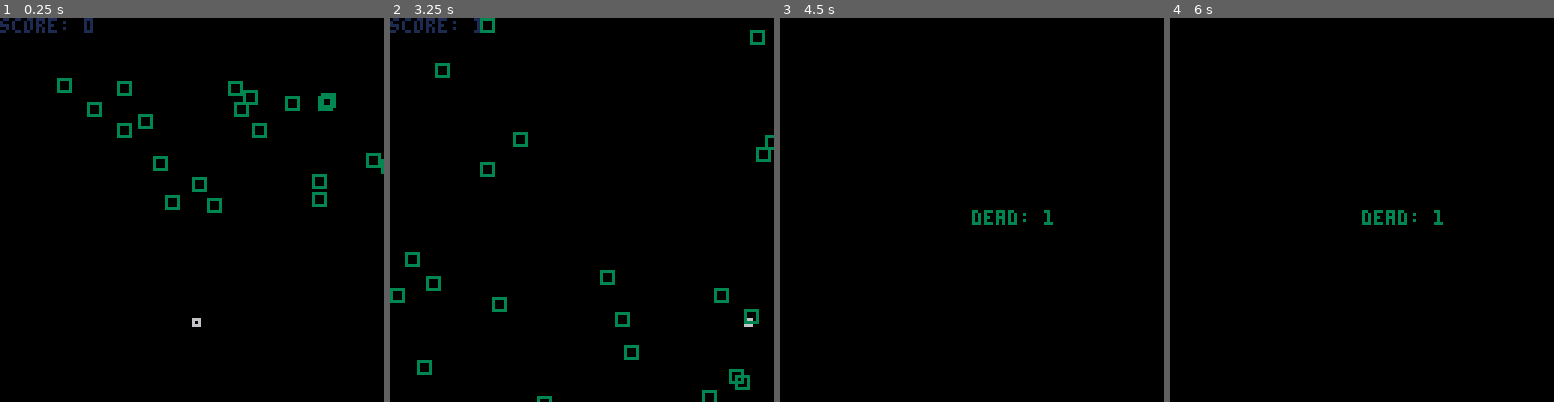
Above: before the commit, frames 1-4 (left to right).
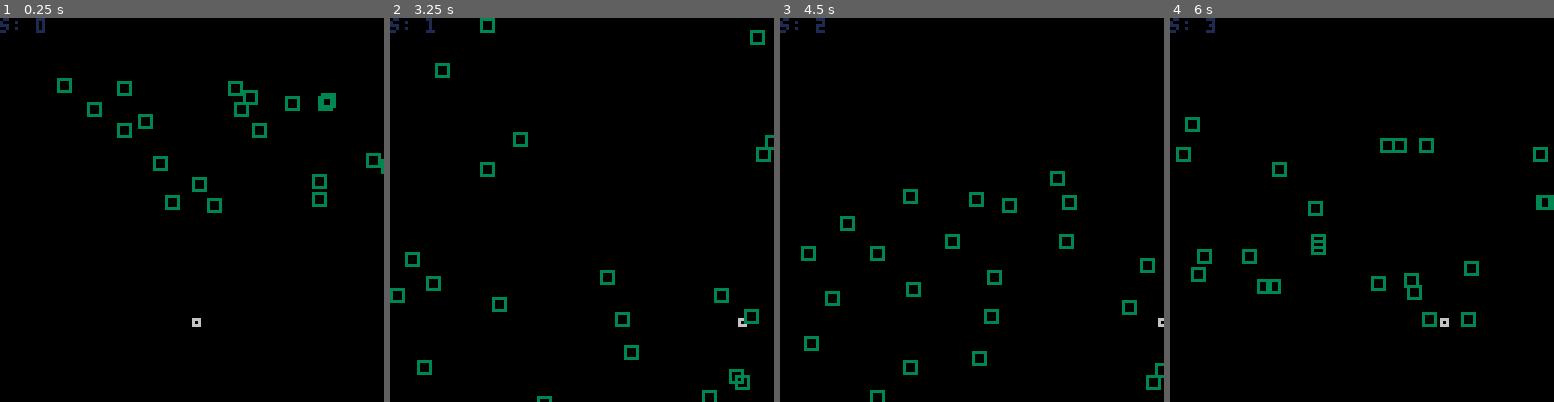
Above: after the commit, the same moments.

Repository: tonetheman/tweettweetjam2018
Game: PICO-8 cartridge carts/jam.p8
The game is run twice, just before and just after one commit, with the same random seed, the same clock (stepped at 60 frames per second) and the same inputs.
Inputs:
- Up to frame 1 (0.25 s): no input
- Up to frame 2 (3.25 s): hold Right 1.6-2.1 s; hold Right 2.47-3.03 s; hold Left from 3.08 s (still down)
- Up to frame 3 (4.5 s): release Left at 3.58 s; hold Right from 4.02 s (still down)
- Up to frame 4 (6 s): release Right at 4.68 s; hold Left 5.08-5.68 s

The runs differ from the first frame. In frame 1, 0.3% of the frame differs, in the area x 3-25%, y 0-4%; in frame 2, 0.3%; in frame 3, 2.5%; in frame 4, 2.6%, in the area x 0-100%, y 0-81%.

Commit message:
think i am there

Diff:
--- a/carts/jam.p8
+++ b/carts/jam.p8
@@ -4,46 +4,38 @@
 x=64
 y=100
 sp=2
-e = {}
-go = false
+e={}
+g=false
 r=rect
 pr=print
 s=rnd
 t=20
 u=0
+c=128
 for i=1,t do
- e[i] = {x=s(128),y=s(50)}
+ e[i]={x=s(c),y=s(50)}
 end
 function _update()
- if (btn(0)) x-=2
- if (btn(1)) x+=2
- if (x<0)x=0
- if (x>128)x=128
+ if (btn(0) and x>0) x-=2
+ if (btn(1) and x<c-2) x+=2
  for i=1,t do
-  p = e[i]
-  if x>=p.x and x<=p.x+4 and y>=p.y and y<=p.y+4 then
-    go = true
-    w=u
-  end
+  p=e[i]
+  if(x>=p.x and x<=p.x+4 and y>=p.y and y<=p.y+4)g=true;x=-9;w=u
   p.y+=sp
-  if p.y>128 then
-    p.x=s(128)
+  if p.y>c then
+    p.x=s(c)
     p.y=s(50)
-    if i==1 then
-     u+=1
-     add(e,{x=s(128),y=0})
-     t+=1
-    end
+    if (i==1)u+=1;add(e,{x=s(c),y=0});t+=1
   end
  end
 end
 function _draw()
- if go then
+ if g then
   cls(0)
-  pr("dead: "..w,64,64)
+  pr(":( "..w,64,64)
  else
   cls(0)
-  pr("score: "..u,0,0,1)
+  pr("s: "..u,0,0,1)
   r(x,y,x+2,y+2,6)
   for i=1,t do
    q=e[i]
